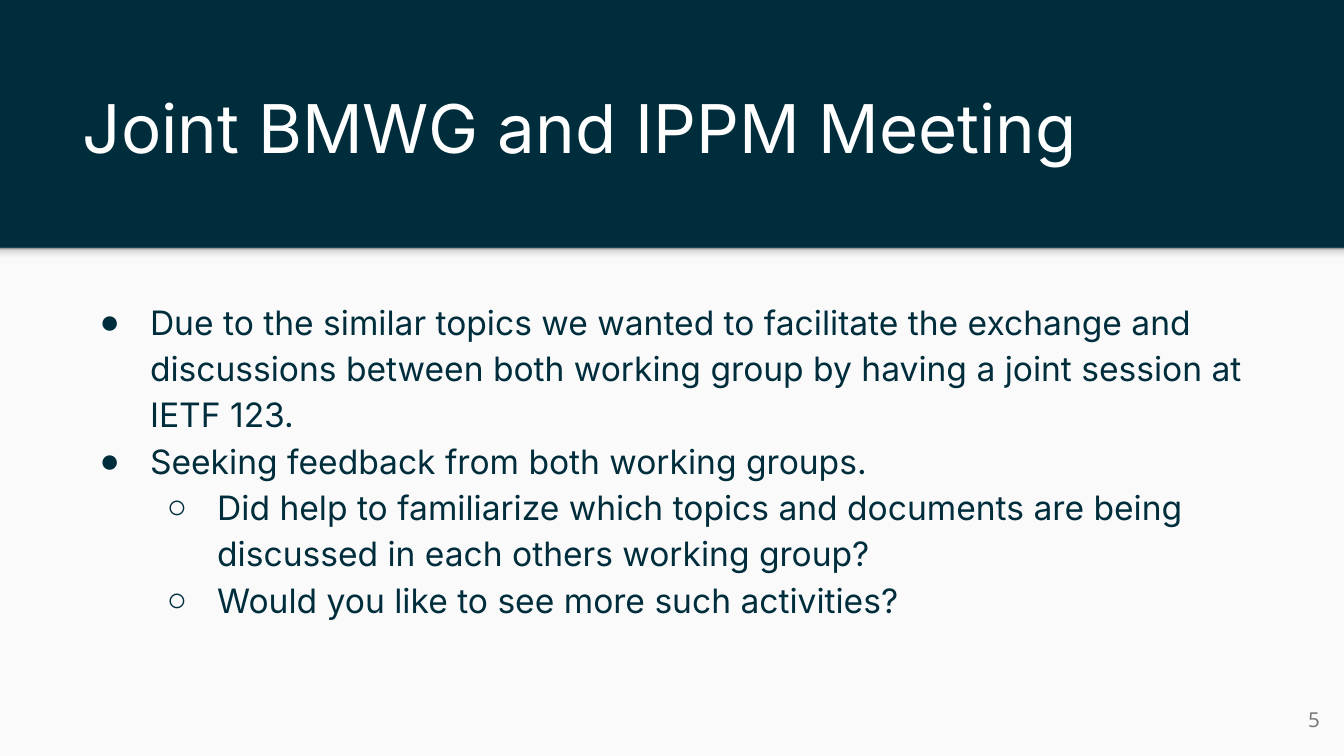
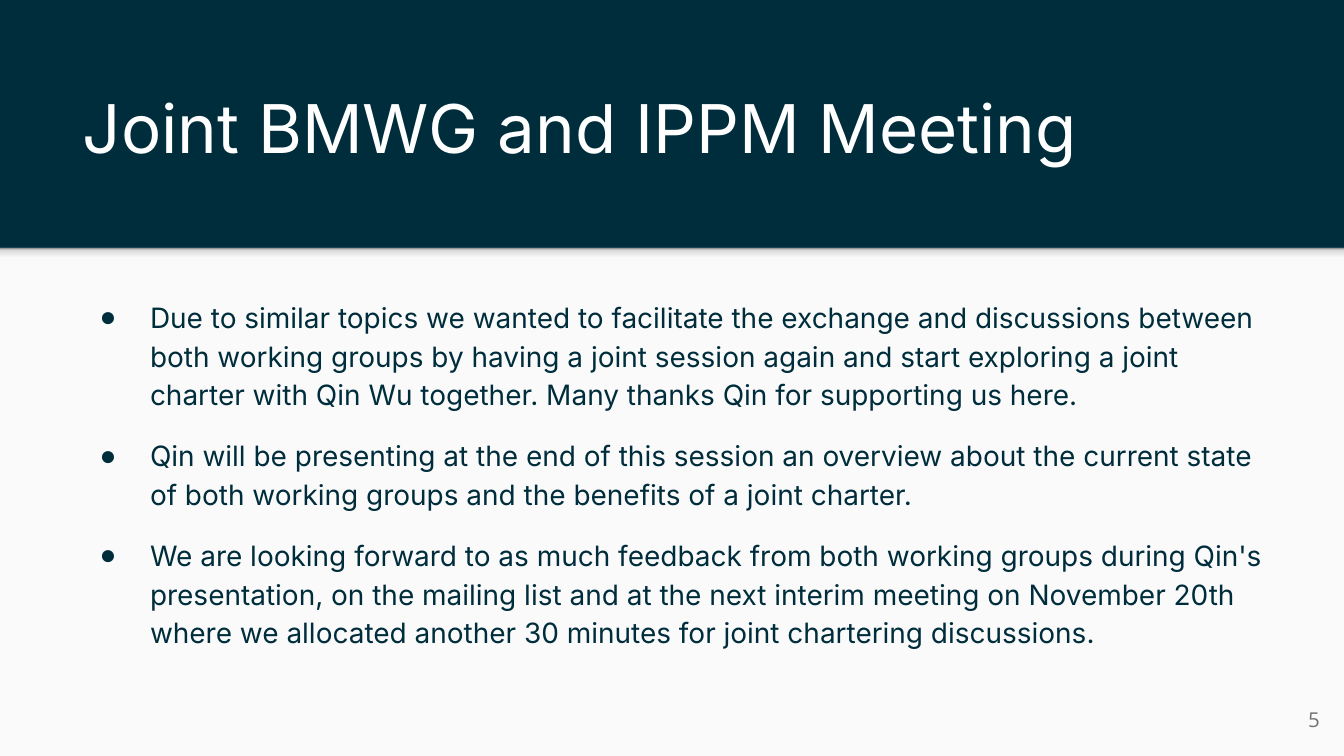
Before and after one commit to ietf-ippm/meeting-materials, a slide deck: slide 5 of ietf124-Montreal/Slides/chair-slides-bmwg-ippm.pptx. Drawn at 1344x756 pixels with LibreOffice and Linux fonts; fonts in the diff are those of the drawing. Boxes give left, top, right and bottom in pixels: in the first picture for what was removed or moved away, otherwise in the second. Text is boxed around its words. In the diff, an @@ line names an element or a change of style, - is before the commit and + after.

```diff
--- a/ietf124-Montreal/Slides/chair-slides-bmwg-ippm.pptx
+++ b/ietf124-Montreal/Slides/chair-slides-bmwg-ippm.pptx
@@ text at bbox=[150, 306, 1262, 649]: text changed; size 18 to 15 pt @@
-● Due to the similar topics we wanted to facilitate the exchange and discussions between both working group by having a joint session at IETF 123.
-● Seeking feedback from both working groups.
-  ○ Did help to familiarize which topics and documents are being discussed in each others working group?
-  ○ Would you like to see more such activities?
+● Due to similar topics we wanted to facilitate the exchange and discussions between both working groups by having a joint session again and start exploring a joint charter with Qin Wu together. Many thanks Qin for supporting us here.
+● Qin will be presenting at the end of this session an overview about the current state of both working groups and the benefits of a joint charter.
+● We are looking forward to as much feedback from both working groups during Qin's presentation, on the mailing list and at the next interim meeting on November 20th where we allocated another 30 minutes for joint chartering discussions.
```
Also in this commit, not shown: 8 other slides changed, 1 slide added, 2 slides removed, 1 other file.
